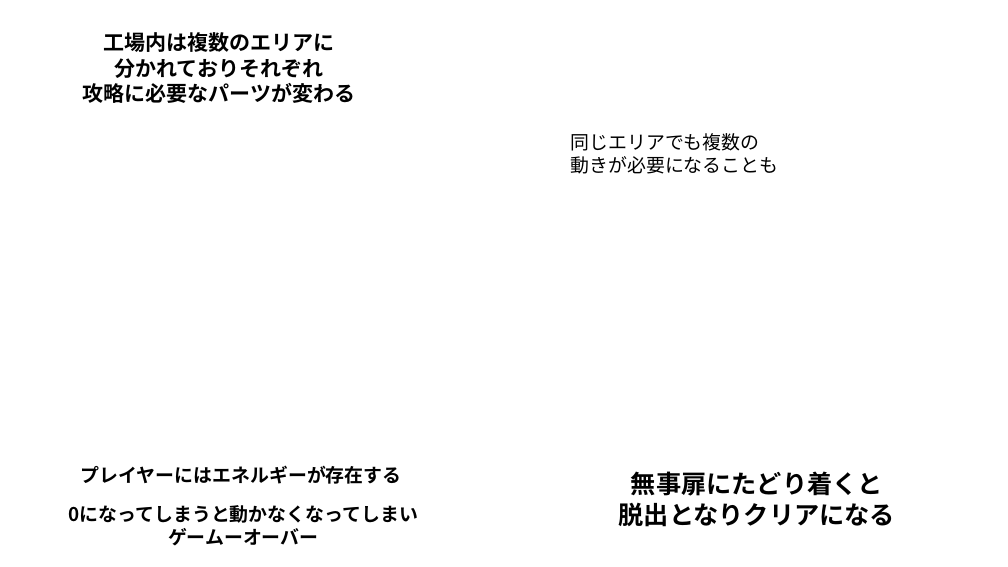
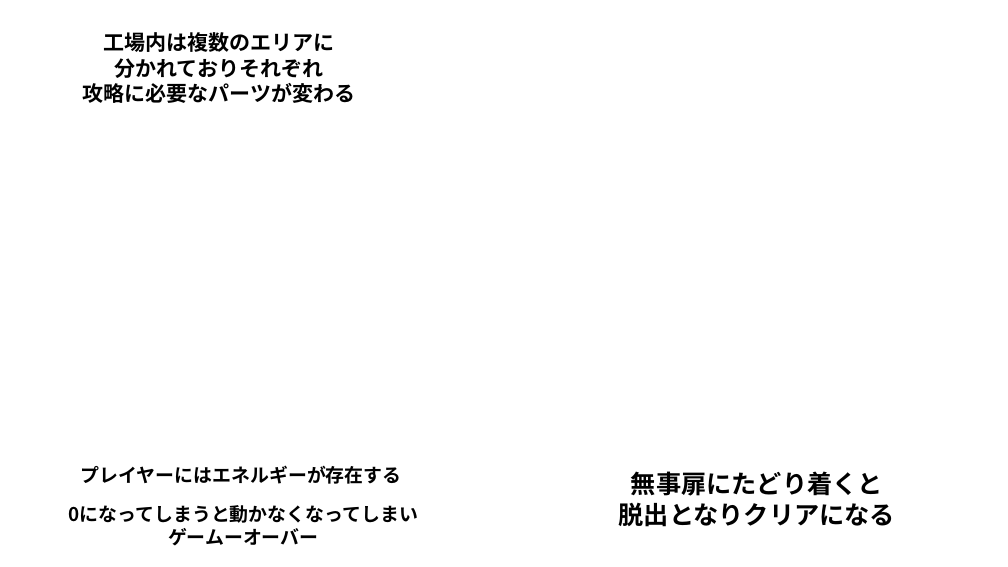
Before and after one commit to IbukiOkusada/team, a slide deck: slide 7 of 企画書続き.pptx. Drawn at 1008x567 pixels with LibreOffice and Linux fonts; fonts in the diff are those of the drawing. Boxes give left, top, right and bottom in pixels: in the first picture for what was removed or moved away, otherwise in the second. Text is boxed around its words. In the diff, an @@ line names an element or a change of style, - is before the commit and + after.

Commit message:
ちょっと追加した文字削除

```diff
--- a/企画書続き.pptx
+++ b/企画書続き.pptx
@@ text removed at <box>571,133,779,174</box> @@
-同じエリアでも複数の
-動きが必要になることも
```
